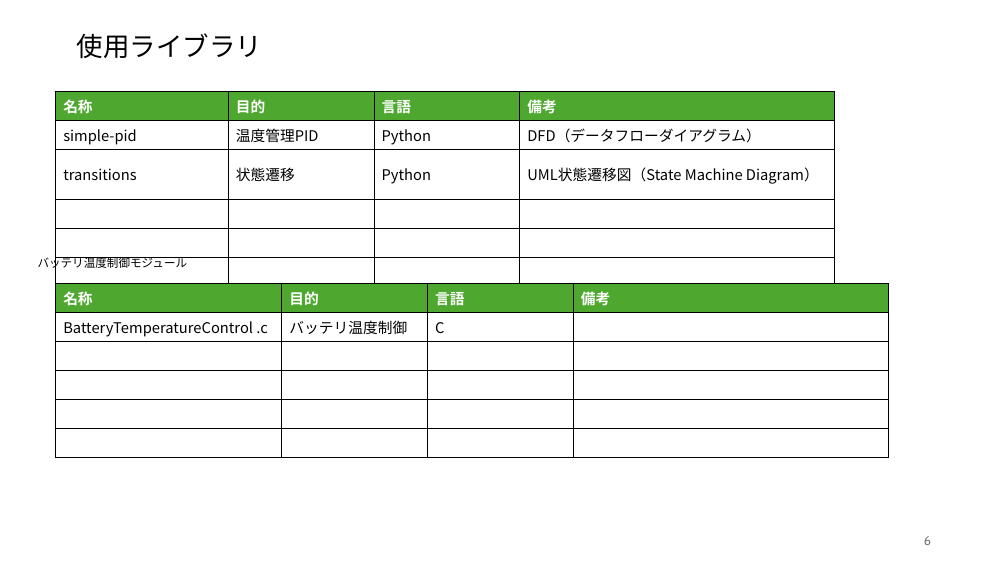
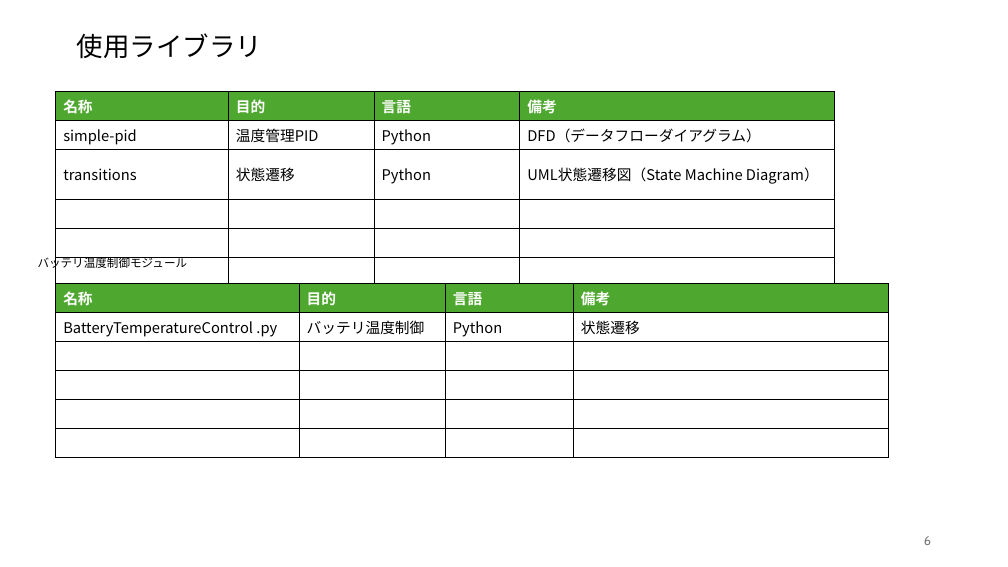
Before and after one commit to KazYag/nyaTraining-python-project, a slide deck: slide 6 of Specification/基本仕様.pptx. Drawn at 1008x567 pixels with LibreOffice and Linux fonts; fonts in the diff are those of the drawing. Boxes give left, top, right and bottom in pixels: in the first picture for what was removed or moved away, otherwise in the second. Text is boxed around its words. In the diff, an @@ line names an element or a change of style, - is before the commit and + after.

Commit message:
Pythonライブラリ登録設定

```diff
--- a/Specification/基本仕様.pptx
+++ b/Specification/基本仕様.pptx
@@ table at bbox=[56, 284, 889, 435] @@
-row 2: BatteryTemperatureControl .c | バッテリ温度制御 | C | 
+row 2: BatteryTemperatureControl .py | バッテリ温度制御 | Python | 状態遷移
```
Also in this commit, not shown: 7 other files.
